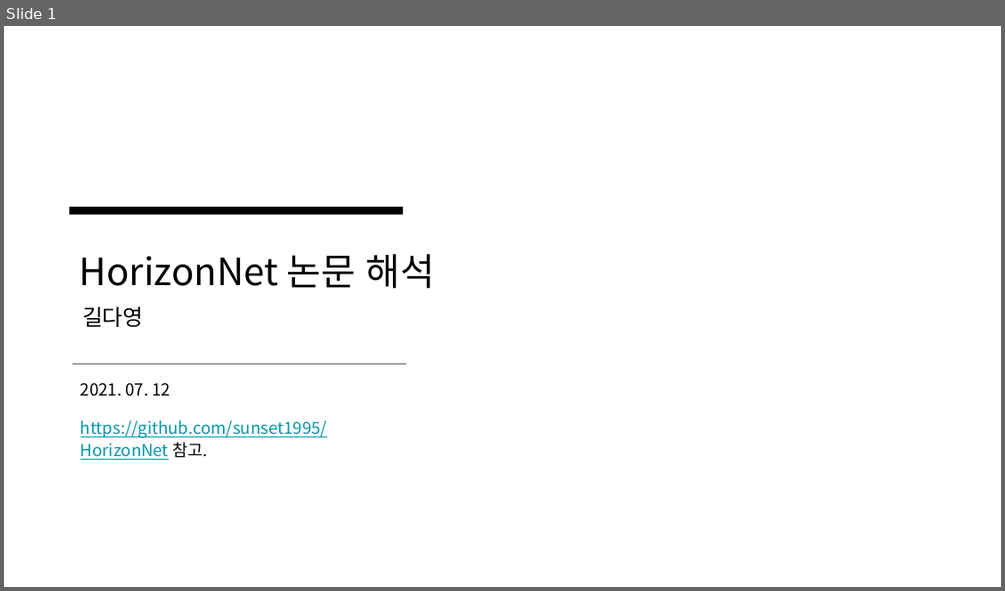
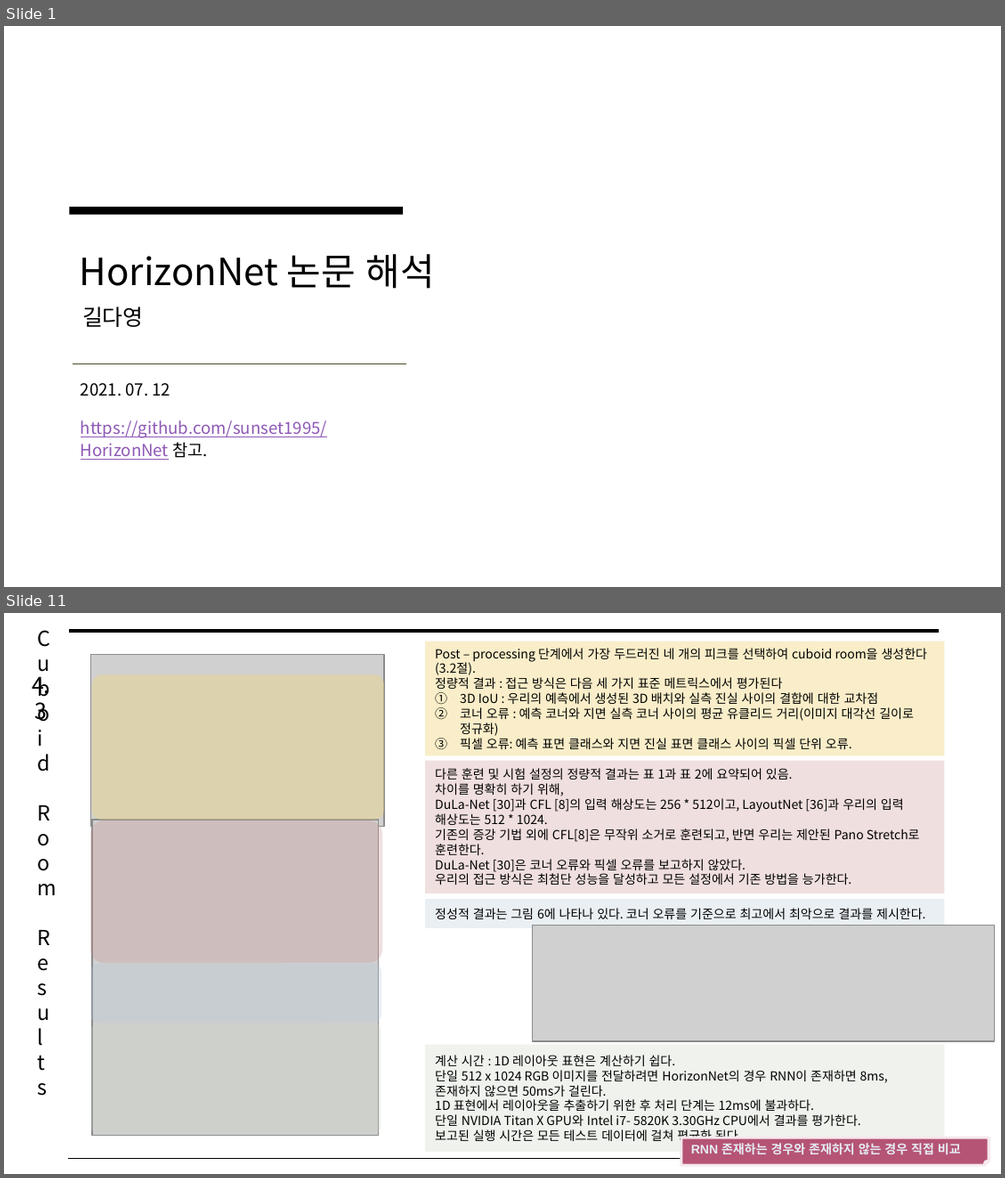
Before and after one commit to arittung/3D_Room_Layout_estimation, a slide deck: 관련 자료/HorizonNet 논문 해석.pptx. Shown one above the other, each under a label of ours: slide 1 before the commit, slides 1 and 11 after it; the slides between them are not shown. The pictures are 1005x591 and 1005x1178 pixels, drawn with LibreOffice and Linux fonts; fonts in the diff are those of the drawing; grey boxes stand for pictures. Boxes give left, top, right and bottom in pixels: in the first picture for what was removed or moved away, otherwise in the second. Text is boxed around its words. In the diff, an @@ line names an element or a change of style, - is before the commit and + after.

```diff
--- a/관련 자료/HorizonNet 논문 해석.pptx
+++ b/관련 자료/HorizonNet 논문 해석.pptx
@@ slide 11 added at <box>4,613,1001,1174</box>, background #FFFFFF @@
@@ text added at <box>28,616,55,1174</box>, 15 pt, text #000000 @@
+Cuboid Room Results
@@ line added from (69, 631) to (938, 631), #000000 3 pt @@
@@ picture added at <box>90,654,385,826</box> @@
@@ rectangle added at <box>426,641,945,755</box>, fill #F1D77F at 42% opacity, 9 pt, text #000000 @@
+Post – processing 단계에서 가장 두드러진 네 개의 피크를 선택하여 cuboid room을 생성한다(3.2절).
+정량적 결과 : 접근 방식은 다음 세 가지 표준 메트릭스에서 평가된다
+1. 3D IoU : 우리의 예측에서 생성된 3D 배치와 실측 진실 사이의 결합에 대한 교차점
+2. 코너 오류 : 예측 코너와 지면 실측 코너 사이의 평균 유클리드 거리(이미지 대각선 길이로 정규화)
+3. 픽셀 오류: 예측 표면 클래스와 지면 진실 표면 클래스 사이의 픽셀 단위 오류.
@@ text added at <box>32,670,50,722</box>, 16 pt, text #000000 @@
+4.3
@@ rounded rectangle added at <box>92,674,384,819</box>, fill #F1D77F at 42% opacity @@
@@ rectangle added at <box>426,761,945,893</box>, fill #CA8A8B at 27% opacity, 9 pt, text #000000 @@
+다른 훈련 및 시험 설정의 정량적 결과는 표 1과 표 2에 요약되어 있음.
+차이를 명확히 하기 위해,
+DuLa-Net [30]과 CFL [8]의 입력 해상도는 256 * 512이고, LayoutNet [36]과 우리의 입력 해상도는 512 * 1024.
+기존의 증강 기법 외에 CFL[8]은 무작위 소거로 훈련되고, 반면 우리는 제안된 Pano Stretch로 훈련한다.
+DuLa-Net [30]은 코너 오류와 픽셀 오류를 보고하지 않았다.
+우리의 접근 방식은 최첨단 성능을 달성하고 모든 설정에서 기존 방법을 능가한다.
@@ rounded rectangle added at <box>90,820,383,963</box>, fill #CA8A8B at 27% opacity @@
@@ picture added at <box>92,819,378,1135</box> @@
@@ rectangle added at <box>426,899,945,928</box>, fill #B3C5DA at 27% opacity, 9 pt, text #000000 @@
+정성적 결과는 그림 6에 나타나 있다. 코너 오류를 기준으로 최고에서 최악으로 결과를 제시한다.
@@ picture added at <box>533,925,994,1040</box> @@
@@ rounded rectangle added at <box>90,963,381,1022</box>, fill #B3C5DA at 27% opacity @@
@@ rounded rectangle added at <box>90,1023,380,1133</box>, fill #C9D3BE at 27% opacity @@
@@ rectangle added at <box>426,1045,945,1152</box>, fill #C9D3BE at 27% opacity, 9 pt, text #000000 @@
+계산 시간 : 1D 레이아웃 표현은 계산하기 쉽다.
+단일 512 x 1024 RGB 이미지를 전달하려면 HorizonNet의 경우 RNN이 존재하면 8ms, 존재하지 않으면 50ms가 걸린다.
+1D 표현에서 레이아웃을 추출하기 위한 후 처리 단계는 12ms에 불과하다.
+단일 NVIDIA Titan X GPU와 Intel i7- 5820K 3.30GHz CPU에서 결과를 평가한다.
+보고된 실행 시간은 모든 테스트 데이터에 걸쳐 평균화 된다.
@@ folded corner added at <box>680,1137,987,1165</box>, fill #B55475, outline #F6E9ED 2 pt, 9 pt, text #E6ECF3, bold @@
+RNN 존재하는 경우와 존재하지 않는 경우 직접 비교
@@ line added from (68, 1159) to (937, 1159), #000000 0.75 pt @@
@@ slide 1 changed as well @@
@@ line (73, 364) - (405, 364): stroke #595959 0.75 pt to #444D26 0.75 pt @@
@@ text at <box>81,420,327,459</box>: text colour #0097A7 to #8E58B6 in "https://github.com/sunset1995/HorizonNet" @@
```
Also in this commit, not shown: 6 other slides changed, 7 other slides added, 1 other file.
